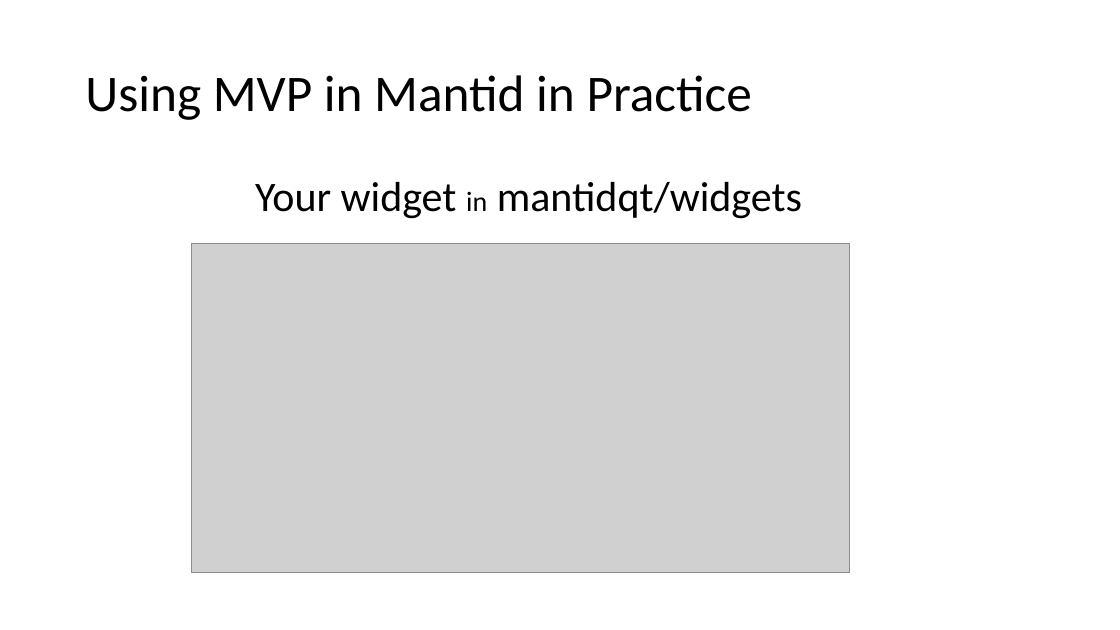
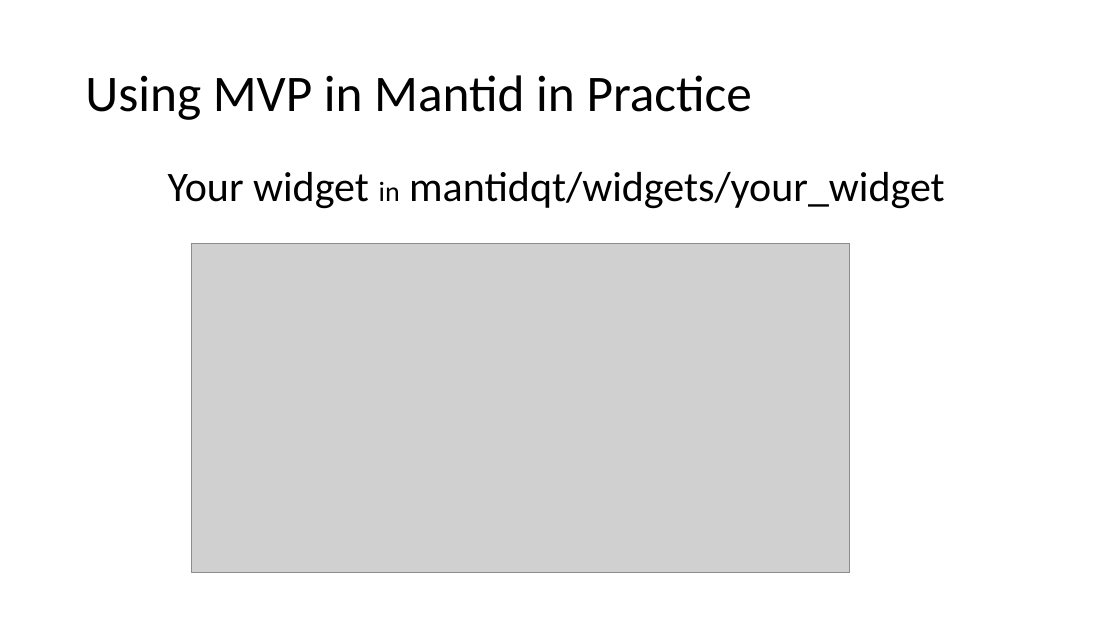
Before and after one commit to DTasev/mvp, a slide deck: slide 11 of MVP Tutorial.pptx (slide 10 before the commit). Drawn at 1120x630 pixels with LibreOffice and Linux fonts; fonts in the diff are those of the drawing; grey boxes stand for pictures. Boxes give left, top, right and bottom in pixels: in the first picture for what was removed or moved away, otherwise in the second. Text is boxed around its words. In the diff, an @@ line names an element or a change of style, - is before the commit and + after.

```diff
--- a/MVP Tutorial.pptx
+++ b/MVP Tutorial.pptx
@@ text at <box>168,172,944,209</box>: text changed @@
-Your widget in mantidqt/widgets
+Your widget in mantidqt/widgets/your_widget
```
Also in this commit, not shown: 2 other slides changed, 3 slides added, 1 other file.
